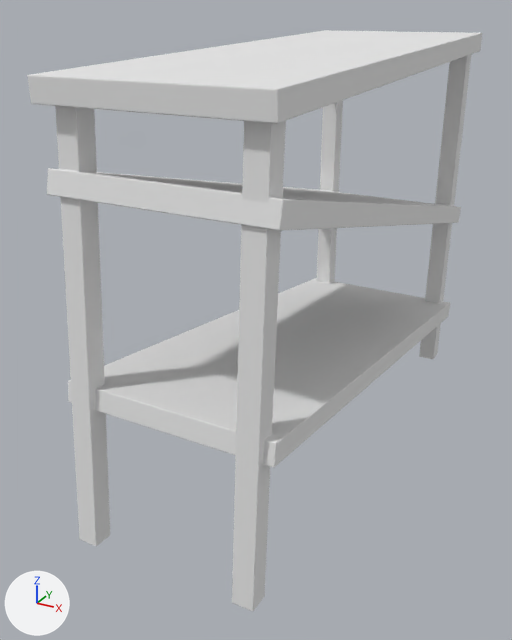
The OBJ model public/kaputtesMetallregal/kaputtesMetallregal.obj, before and after one commit.
Camera for both pictures: a 50 mm camera at (-1.47, -7.95, 8.89) aimed at (-8.0, 3.92, 2.95). Arrows for +X, +Y and +Z are at lower left; the lights stay in place. Where no turn or scale is listed for an object, it has been applied to the vertices.

In view in the first picture: 'kaputtesMetallregal'.
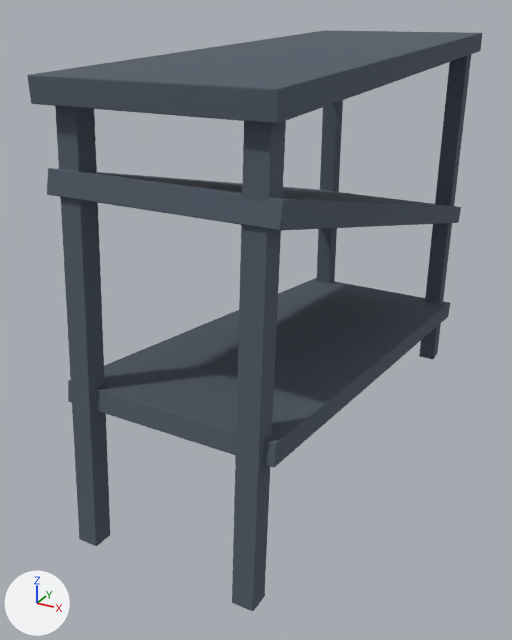
The edits, one by one:
Picture '280310_23_05_25_06_43_01_0_color.png' (img_280310_23_05_25_06_43_01_0_color_png) is new.
Material '280310_23_05_25_06_43_01_0' (mat_280310_23_05_25_06_43_01_0) is new.
Its texture is img_280310_23_05_25_06_43_01_0_color_png.
Its roughness is 1.0.
me_kaputtesmetallregal has 5773 vertices, 11566 faces and spans x -9.44..-5.44, y -0.51..10.2, z 0.0..8.37.
me_kaputtesmetallregal no longer uses material mat_kaputtesmetallregal (white #e7e7e7).
me_kaputtesmetallregal now uses material mat_280310_23_05_25_06_43_01_0 (picture img_280310_23_05_25_06_43_01_0_color_png).

Pixel boxes [x1, y1, x2, y2] of what changed, in the pictures (512 x 640 px):
'kaputtesMetallregal', recoloured (grey to blue)
    both: [27, 30, 482, 611]
